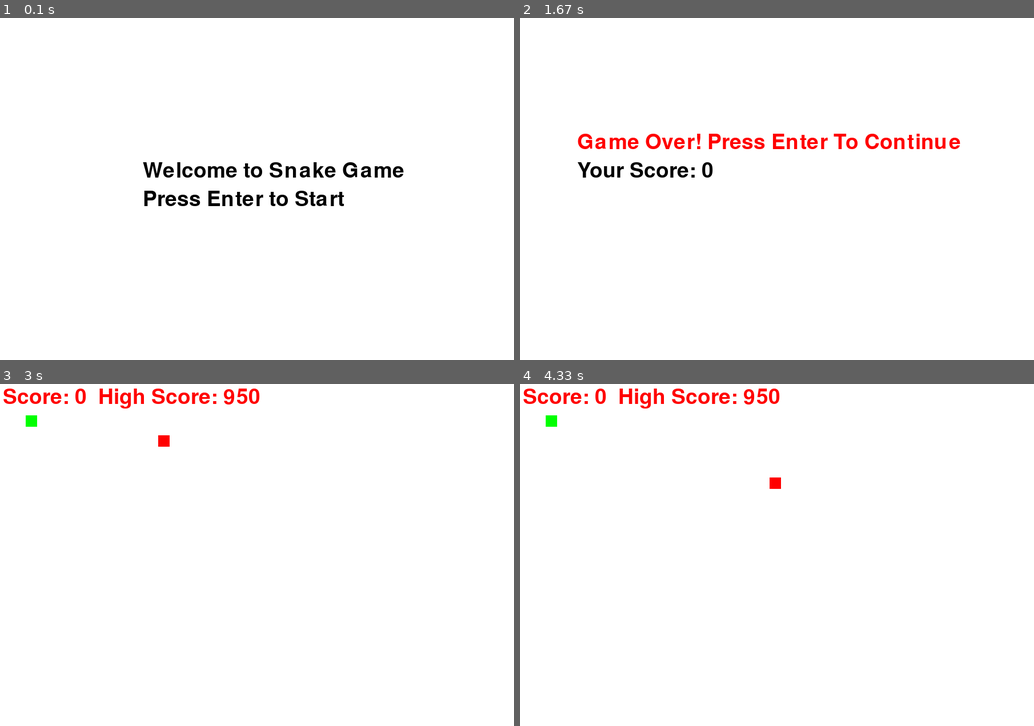
Above: before the commit, frames 1-4 (two rows, left to right).
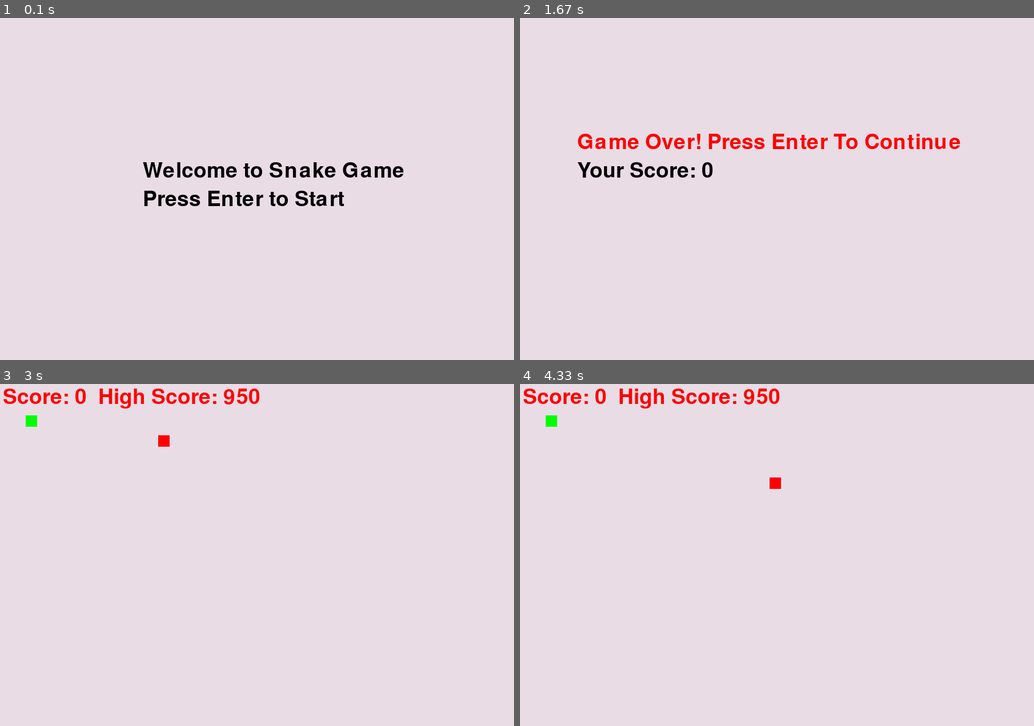
Above: after the commit, the same moments.

Repository: chirag-soni23/Snake-game--Pygame-
Game: pygame game, started from SnakeGame.py
Two runs of this game, one before a commit and one after it. Both use one fixed random seed, a clock stepped at 60 frames per second and the inputs below.
Inputs:
- Up to frame 1 (0.1 s): no input
- Up to frame 2 (1.67 s): tap Enter at 0.33 s; hold Right 0.67-1.13 s; hold Up 1.17-1.47 s
- Up to frame 3 (3 s): tap Enter at 2, 2.4, 2.7 s
- Up to frame 4 (4.33 s): hold Left 3.23-3.63 s; tap Enter at 3.73, 4.13 s

The runs differ from the first frame. In frame 1, 98% of the frame differs, in the area x 0-100%, y 0-100%; in frame 2, 98%; in frame 3, 99%; in frame 4, 99%.

Commit message:
snake game

Diff:
--- a/SnakeGame.py
+++ b/SnakeGame.py
@@ -4,7 +4,7 @@
 pygame.init()
 
 # Colors
-white = (255, 255, 255)
+white = (233,220,229)
 red = (255, 0, 0)
 black = (0, 0, 0)
 green = (0, 255, 0)
@@ -12,7 +12,6 @@
 # Screen dimensions
 screen_width = 900
 screen_height = 600
-
 # Creating window
 gameWindow = pygame.display.set_mode((screen_width, screen_height))
 pygame.display.set_caption("Snake Game")
